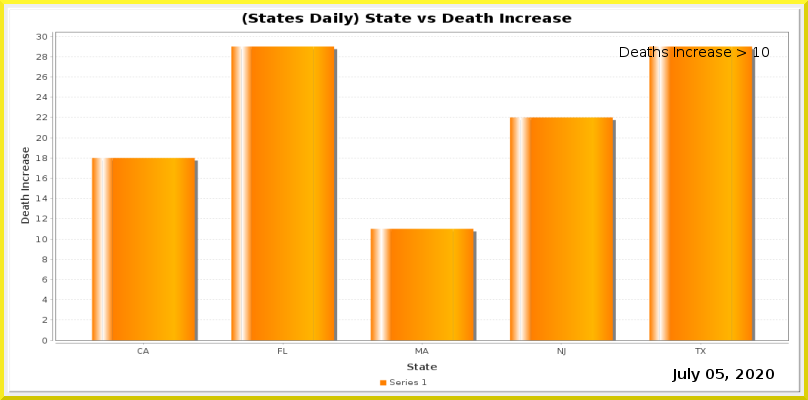
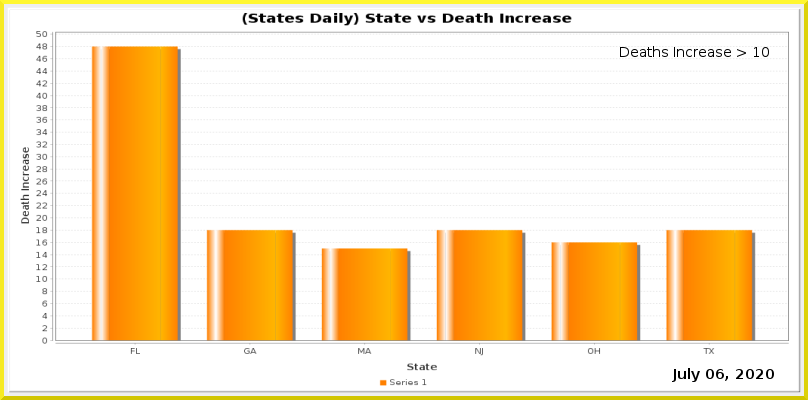
Layered file, before and after one edit (808 x 400). Changes by layer:
painted on "Current Date" over [716, 369, 724, 379]
painted on "Date_vs_TestIncrease.png" over [36, 31, 789, 356]
